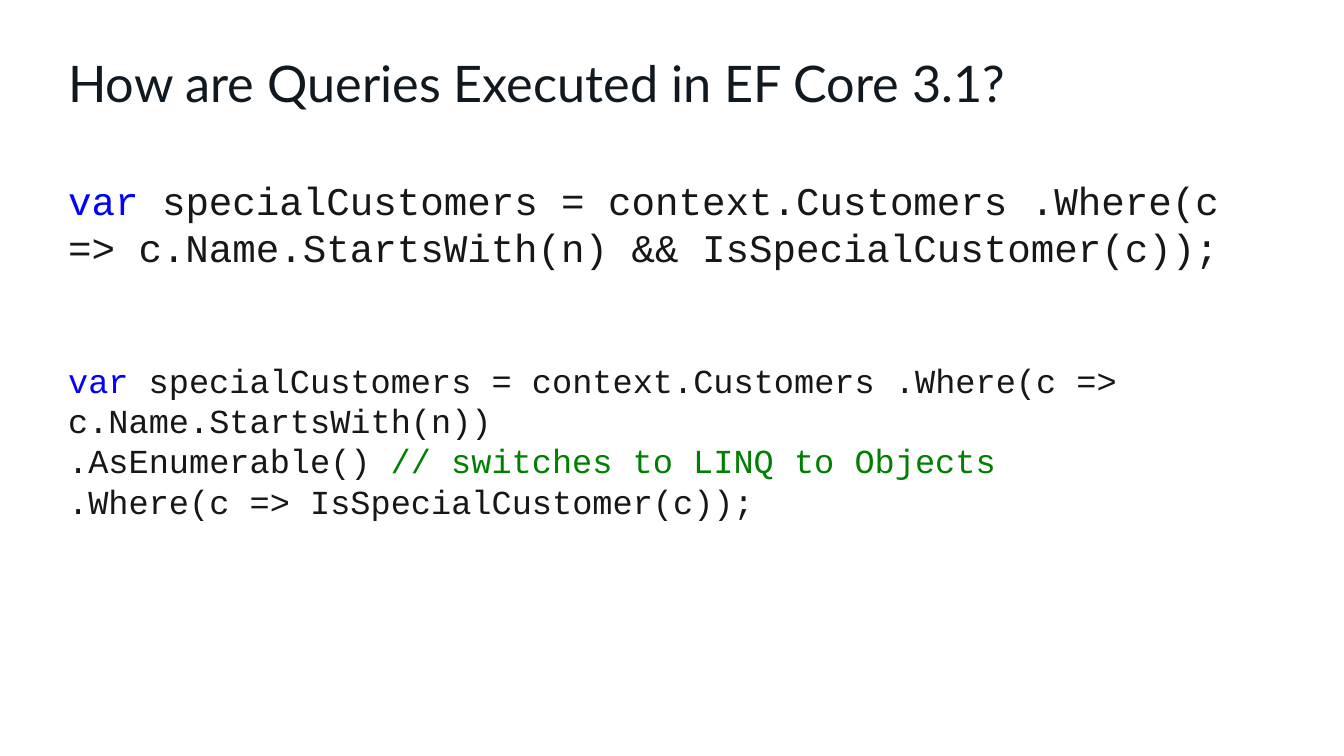
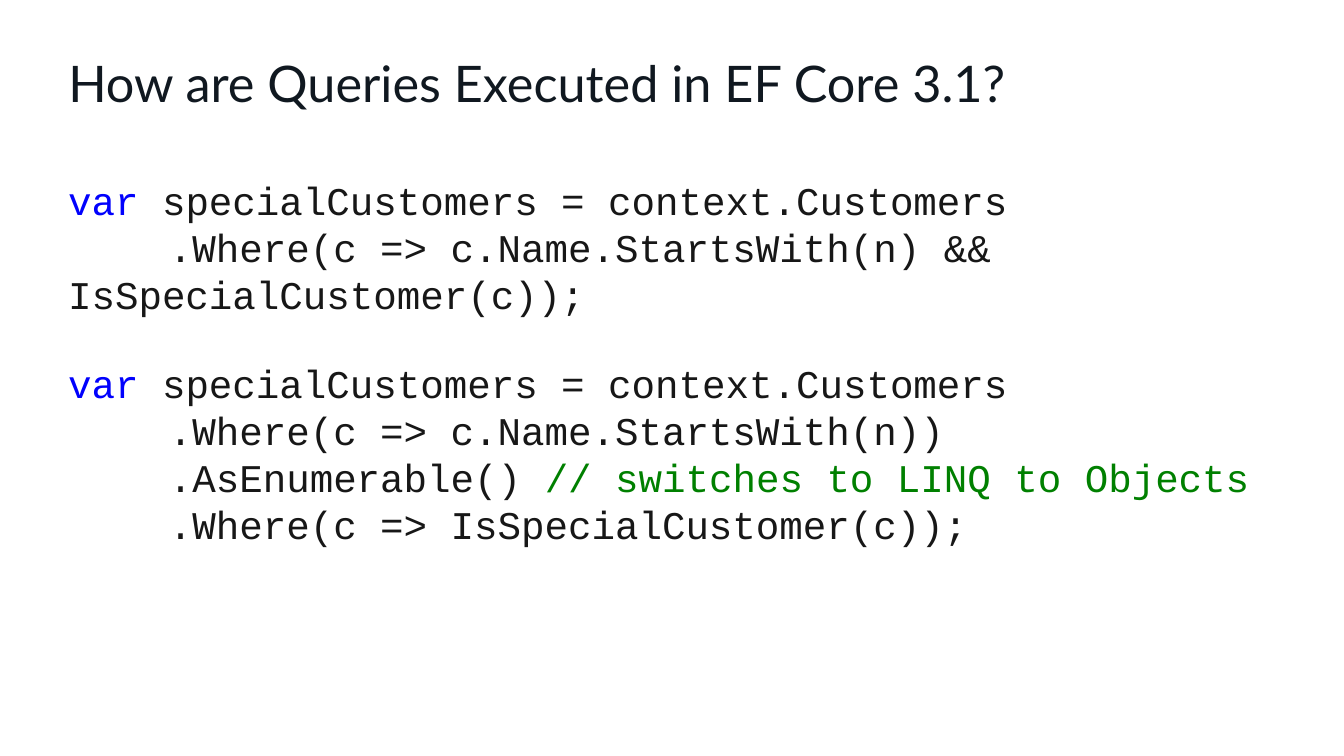
Before and after one commit to cwoodruff/EFCore3Demos, a slide deck: slide 5 of What’s new in Entity Framework Core 3.1.pptx. Drawn at 1344x756 pixels with LibreOffice and Linux fonts; fonts in the diff are those of the drawing. Boxes give left, top, right and bottom in pixels: in the first picture for what was removed or moved away, otherwise in the second. Text is boxed around its words. In the diff, an @@ line names an element or a change of style, - is before the commit and + after.

Commit message:
updated slides

```diff
--- a/What’s new in Entity Framework Core 3.1.pptx
+++ b/What’s new in Entity Framework Core 3.1.pptx
@@ text at [68, 187, 1007, 317]: text changed @@
-var specialCustomers = context.Customers .Where(c => c.Name.StartsWith(n) && IsSpecialCustomer(c));
+var specialCustomers = context.Customers
+.Where(c => c.Name.StartsWith(n) && IsSpecialCustomer(c));
@@ text at [68, 370, 1007, 453]: text changed; size 24 to 28 pt @@
-var specialCustomers = context.Customers .Where(c => c.Name.StartsWith(n))
+var specialCustomers = context.Customers
+.Where(c => c.Name.StartsWith(n))
@@ text at [169, 464, 1249, 547]: size 24 to 28 pt in ".AsEnumerable() // switches to LINQ to Objects", ".Where(c => IsSpecialCustomer(c));" @@
```
Also in this commit, not shown: 8 other slides changed, 1 slide added, 1 slide removed.
